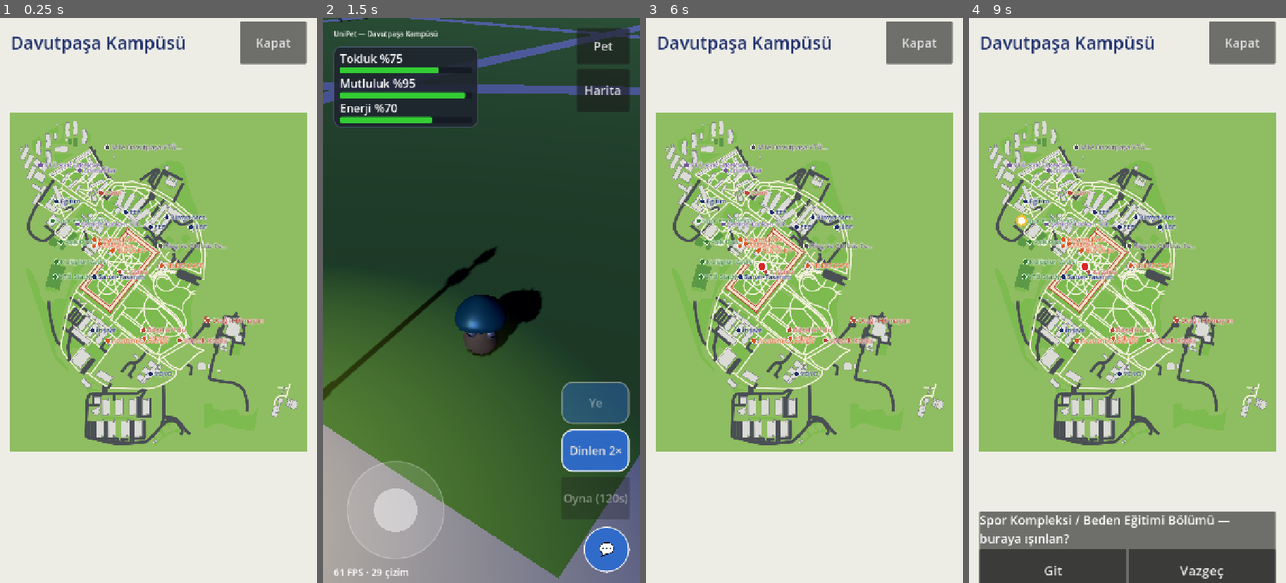
Above: before the commit, frames 1-4 (left to right).
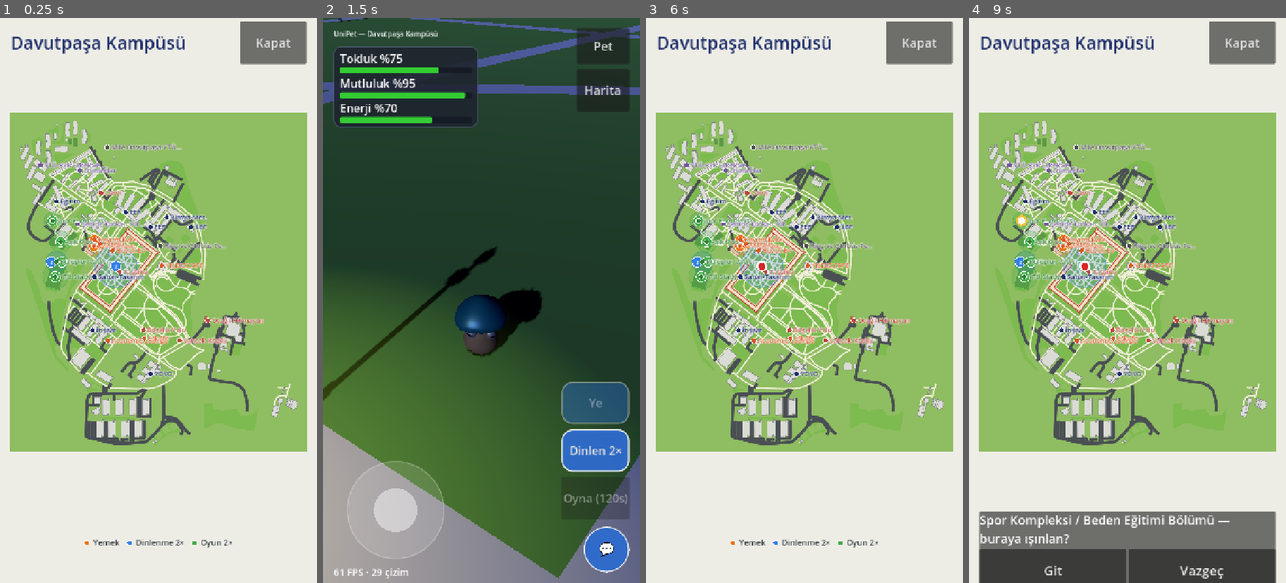
Above: after the commit, the same moments.

Repository: talha24052050/unipet
Game: Godot game, scene res://scenes/ui/campus_map.tscn
Two runs of this game, one before a commit and one after it. Both use one fixed random seed, a clock stepped at 60 frames per second and the inputs below. This scene is started directly instead of the project's main scene.
Inputs (mouse positions are in pixels of both pictures, inside the frame that each line leads up to):
- Up to frame 1 (0.25 s): no input
- Up to frame 2 (1.5 s): click "Kapat" at 0.5 s; click "Oyna" at 1.25 s
- Up to frame 3 (6 s): tap Enter at 2 s; move the mouse to (874, 272) at 2.02 s; hold Right (ui_right) 2.03-2.75 s; click (874, 272) at 2.17 s; drag from (741, 328) to (788, 413) at 2.77 s; click "Pet" at 3.5 s; click "Başla" at 4.25 s; click "Oyna" at 5 s; click "Harita" at 5.75 s
- Up to frame 4 (9 s): tap Space at 6.5, 8 s; move the mouse to (1127, 300) at 6.52 s; hold Right (ui_right) 6.53-7.25 s; click (1127, 300) at 6.67 s; tap Enter at 7.25, 8.75 s; drag from (1111, 413) to (1032, 215) at 7.27 s; move the mouse to (1222, 385) at 8.02 s; hold Left (ui_left) 8.03-8.75 s; drag from (1032, 215) to (1079, 159) at 8.77 s

The runs differ from the first frame. In frame 1, 1.2% of the frame differs, in the area x 13-74%, y 34-94%; in frame 2, nothing differs; in frame 3, 1.2%; in frame 4, 0.9%.

Commit message:
agy: 017-haritada-bakim-yerleri

Diff:
--- a/game/src/ui/campus_map.gd
+++ b/game/src/ui/campus_map.gd
@@ -6,6 +6,8 @@
 const ZoneCatalog := preload("res://src/world/zone_catalog.gd")
 const CAMPUS_DATA: String = "res://data/zones/davutpasa_campus.json"
 const PLACES_DATA: String = "res://data/places.json"
+const CARE_SPOTS_DATA: String = "res://data/care_spots.json"
+
 ## Haritada adıyla gösterilen yer türleri (kalabalık olmasın diye hepsi değil).
 const PLACE_KINDS: Dictionary = {
 	"faculty": Color(0.12, 0.18, 0.42),
@@ -20,6 +22,16 @@
 ## Yere dokunma toleransı (px).
 const PLACE_TOUCH_RADIUS: float = 28.0
 const GAME_SCENE: String = "res://scenes/main.tscn"
+
+## Bakım yerleri simgeleri ve alan renkleri.
+const COLOR_SPOT_EAT: Color = Color(0.92, 0.45, 0.1)
+const COLOR_SPOT_REST: Color = Color(0.2, 0.5, 0.9)
+const COLOR_SPOT_PLAY: Color = Color(0.25, 0.68, 0.28)
+const SPOT_AREA_ALPHA: float = 0.22
+const SPOT_AREA_OUTLINE_ALPHA: float = 0.5
+const SPOT_ICON_RADIUS: float = 11.0
+const LEGEND_FONT_SIZE: int = 18
+const COLOR_LEGEND_TEXT: Color = Color(0.22, 0.24, 0.26)
 
 const COLOR_BG: Color = Color(0.93, 0.93, 0.9)
 const COLOR_CAMPUS: Color = Color(0.56, 0.74, 0.38)
@@ -49,12 +61,17 @@
 
 var _data: Dictionary = {}
 var _places: Array = []
+var _care_spots: Dictionary = {}
 var _bounds: Rect2 = Rect2()
 var _scale: float = 1.0
 var _offset: Vector2 = Vector2.ZERO
 var _title: Label
 var _confirm: PanelContainer
 var _confirm_label: Label
+
+var care_spots: Dictionary:
+	get:
+		return _care_spots
 
 
 ## Oyundan haritayı açar.
@@ -70,6 +87,8 @@
 	_bounds = compute_bounds(_data)
 	var pl: Variant = JSON.parse_string(FileAccess.get_file_as_string(PLACES_DATA))
 	_places = (pl as Dictionary).get("places", []) if pl is Dictionary else []
+	var cs: Variant = JSON.parse_string(FileAccess.get_file_as_string(CARE_SPOTS_DATA))
+	_care_spots = cs if cs is Dictionary else {}
 	_build_ui()
 	resized.connect(_fit)
 	_fit()
@@ -131,6 +150,7 @@
 		outline.append(poly[0])
 		draw_polyline(outline, COLOR_HISTORIC_ROOF if historic else COLOR_ROAD.lightened(0.3), 2.0 if historic else 1.0, true)
 	var font: Font = get_theme_default_font()
+	_draw_care_spots(font)
 	_draw_places(font)
 	if not selected_place.is_empty():
 		var sp: Array = selected_place.get("pos", [0, 0])
@@ -141,6 +161,106 @@
 		var h: Vector2 = world_to_map(here)
 		draw_circle(h, 12.0, Color.WHITE)
 		draw_circle(h, 8.0, Color(0.85, 0.15, 0.15))
+	if _confirm != null and not _confirm.visible:
+		_draw_legend(font)
+
+
+## Bakım yerleri: her tür için yarı saydam etki alanı ve merkez simgesi.
+## Yer adlarının altında kalacak şekilde çizilir.
+func _draw_care_spots(font: Font) -> void:
+	var kinds: PackedStringArray = ["eat", "rest", "play"]
+	# 1. Yarı saydam etki alanı daireleri
+	for k: String in kinds:
+		var col: Color = COLOR_SPOT_EAT if k == "eat" else (COLOR_SPOT_REST if k == "rest" else COLOR_SPOT_PLAY)
+		for s: Dictionary in _care_spots.get(k, []):
+			var w: Vector2 = Vector2(float(s.get("x", 0.0)), float(s.get("z", 0.0)))
+			var center: Vector2 = world_to_map(w)
+			var r_px: float = float(s.get("r", 20.0)) * _scale
+			var fill: Color = col
+			fill.a = SPOT_AREA_ALPHA
+			draw_circle(center, r_px, fill)
+			var outline: Color = col
+			outline.a = SPOT_AREA_OUTLINE_ALPHA
+			draw_arc(center, r_px, 0.0, TAU, 36, outline, 1.5, true)
+
+	# 2. Merkez simgeleri (küçük rozetler)
+	for k: String in kinds:
+		var col: Color = COLOR_SPOT_EAT if k == "eat" else (COLOR_SPOT_REST if k == "rest" else COLOR_SPOT_PLAY)
+		for s: Dictionary in _care_spots.get(k, []):
+			var w: Vector2 = Vector2(float(s.get("x", 0.0)), float(s.get("z", 0.0)))
+			var icon_pos: Vector2 = world_to_map(w)
+			# Çakışan koordinatlar için (ör. Kulüpler Vadisi hem rest hem play) simgeleri yan yana kaydır
+			if _has_overlapping_spot(w, k):
+				if k == "rest":
+					icon_pos += Vector2(-SPOT_ICON_RADIUS - 1.0, 0.0)
+				elif k == "play":
+					icon_pos += Vector2(SPOT_ICON_RADIUS + 1.0, 0.0)
+
+			draw_circle(icon_pos, SPOT_ICON_RADIUS + 1.5, Color.WHITE)
+			draw_circle(icon_pos, SPOT_ICON_RADIUS, col)
+
+			if k == "eat":
+				# Çatal-bıçak benzeri iki çizgi
+				draw_line(icon_pos + Vector2(-3.0, -5.0), icon_pos + Vector2(-3.0, 5.0), Color.WHITE, 1.8)
+				draw_line(icon_pos + Vector2(-4.5, -5.0), icon_pos + Vector2(-1.5, -5.0), Color.WHITE, 1.5)
+				draw_line(icon_pos + Vector2(3.0, -5.0), icon_pos + Vector2(3.0, 5.0), Color.WHITE, 1.8)
+			elif k == "rest":
+				# "z" harfi
+				var z_str: String = "z"
+				var sz: Vector2 = font.get_string_size(z_str, HORIZONTAL_ALIGNMENT_LEFT, -1, 14)
+				var ascent: float = font.get_ascent(14)
+				var at: Vector2 = icon_pos + Vector2(-sz.x * 0.5, ascent * 0.35)
+				draw_string(font, at, z_str, HORIZONTAL_ALIGNMENT_LEFT, -1, 14, Color.WHITE)
+			elif k == "play":
+				# Küçük top (daire)
+				draw_circle(icon_pos, 4.0, Color.WHITE)
+
+
+func _has_overlapping_spot(w: Vector2, current_kind: String) -> bool:
+	for other_kind: String in ["eat", "rest", "play"]:
+		if other_kind == current_kind:
+			continue
+		for other_s: Dictionary in _care_spots.get(other_kind, []):
+			var other_w: Vector2 = Vector2(float(other_s.get("x", 0.0)), float(other_s.get("z", 0.0)))
+			if w.distance_squared_to(other_w) < 4.0:
+				return true
+	return false
+
+
+## Harita altı tek satır açıklama: "● Yemek  ● Dinlenme 2×  ● Oyun 2×" (renkli noktalar, draw_string).
+func _draw_legend(font: Font) -> void:
+	var items: Array = [
+		{"color": COLOR_SPOT_EAT, "text": " Yemek"},
+		{"color": COLOR_SPOT_REST, "text": " Dinlenme 2×"},
+		{"color": COLOR_SPOT_PLAY, "text": " Oyun 2×"},
+	]
+	var dot_radius: float = 5.0
+	var dot_spacing: float = 14.0
+	var sep: String = "    "
+	var total_w: float = 0.0
+	var sep_w: float = font.get_string_size(sep, HORIZONTAL_ALIGNMENT_LEFT, -1, LEGEND_FONT_SIZE).x
+	var widths: Array = []
+	for i: int in range(items.size()):
+		var tw: float = font.get_string_size(str(items[i]["text"]), HORIZONTAL_ALIGNMENT_LEFT, -1, LEGEND_FONT_SIZE).x
+		widths.append(tw)
+		total_w += dot_spacing + tw
+		if i < items.size() - 1:
+			total_w += sep_w
+	var cur_x: float = (size.x - total_w) * 0.5
+	var at_y: float = size.y - (BOTTOM_BAR * 0.5)
+	var dot_y: float = at_y - font.get_ascent(LEGEND_FONT_SIZE) * 0.3
+	for i: int in range(items.size()):
+		var col: Color = items[i]["color"]
+		var txt: String = str(items[i]["text"])
+		var dot_center: Vector2 = Vector2(cur_x + dot_radius, dot_y)
+		draw_circle(dot_center, dot_radius + 1.0, Color.WHITE)
+		draw_circle(dot_center, dot_radius, col)
+		cur_x += dot_spacing
+		draw_string_outline(font, Vector2(cur_x, at_y), txt, HORIZONTAL_ALIGNMENT_LEFT, -1, LEGEND_FONT_SIZE, 3, Color.WHITE)
+		draw_string(font, Vector2(cur_x, at_y), txt, HORIZONTAL_ALIGNMENT_LEFT, -1, LEGEND_FONT_SIZE, COLOR_LEGEND_TEXT)
+		cur_x += float(widths[i])
+		if i < items.size() - 1:
+			cur_x += sep_w
 
 
 ## Yer adları: tür rengiyle küçük nokta + ad (bölge işaretlerinin altında kalır).
--- a/game/tests/test_campus_map.gd
+++ b/game/tests/test_campus_map.gd
@@ -53,3 +53,48 @@
 	if not MapScript.is_historic("Yıldız Teknik Üniversitesi Davutpaşa Kışlası") or MapScript.is_historic("Yemekhane"):
 		return "tarihi bina tanıma yanlış"
 	return ""
+
+
+func test_care_spots_loaded_and_drawn() -> String:
+	var raw: String = FileAccess.get_file_as_string("res://data/care_spots.json")
+	var json_data: Dictionary = JSON.parse_string(raw) as Dictionary
+	var expected_count: int = 0
+	for k: String in ["eat", "rest", "play"]:
+		expected_count += (json_data.get(k, []) as Array).size()
+
+	var m: Control = _make()
+	var loaded: Dictionary = m.get("_care_spots")
+	var actual_count: int = 0
+	for k: String in ["eat", "rest", "play"]:
+		actual_count += (loaded.get(k, []) as Array).size()
+
+	if actual_count != expected_count or actual_count == 0:
+		m.free()
+		return "care_spots yer sayısı JSON ile uyuşmuyor: %d != %d" % [actual_count, expected_count]
+
+	# Bir play yerinin harita koordinatı ekran içinde
+	var play_spots: Array = loaded.get("play", [])
+	if play_spots.is_empty():
+		m.free()
+		return "play yerleri boş"
+	var p0: Dictionary = play_spots[0]
+	var w: Vector2 = Vector2(float(p0.get("x", 0.0)), float(p0.get("z", 0.0)))
+	var map_pos: Vector2 = m.call("world_to_map", w)
+	var screen_rect: Rect2 = Rect2(Vector2.ZERO, m.size)
+	if not screen_rect.has_point(map_pos):
+		m.free()
+		return "play yeri (%s) ekran dışında: %s (ekran: %s)" % [p0.get("name", ""), map_pos, m.size]
+
+	# Çizim hatasız (sahne 2 kare çizilir, hata sayacı 0)
+	# 1. kare: onay paneli kapalıyken (açıklama lejantı çizilir)
+	m.call("_fit")
+	RenderingServer.force_draw(false)
+
+	# 2. kare: bir yere dokunulup onay paneli açıldığında (lejant gizli)
+	var places: Array = m.get("_places")
+	if not places.is_empty():
+		m.call("select_place", places[0])
+	RenderingServer.force_draw(false)
+
+	m.free()
+	return ""
Not shown, added: agy-tasks/done/017-haritada-bakim-yerleri.md
Not shown, added: agy-tasks/done/017-haritada-bakim-yerleri.report.md
